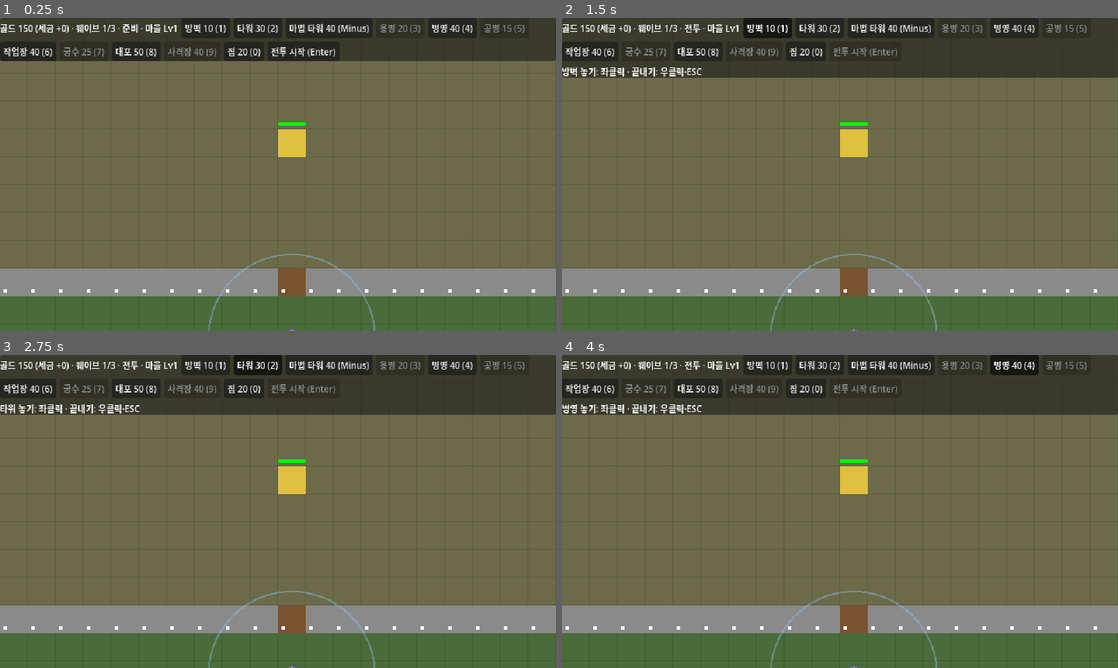
Above: before the commit, frames 1-4 (two rows, left to right).
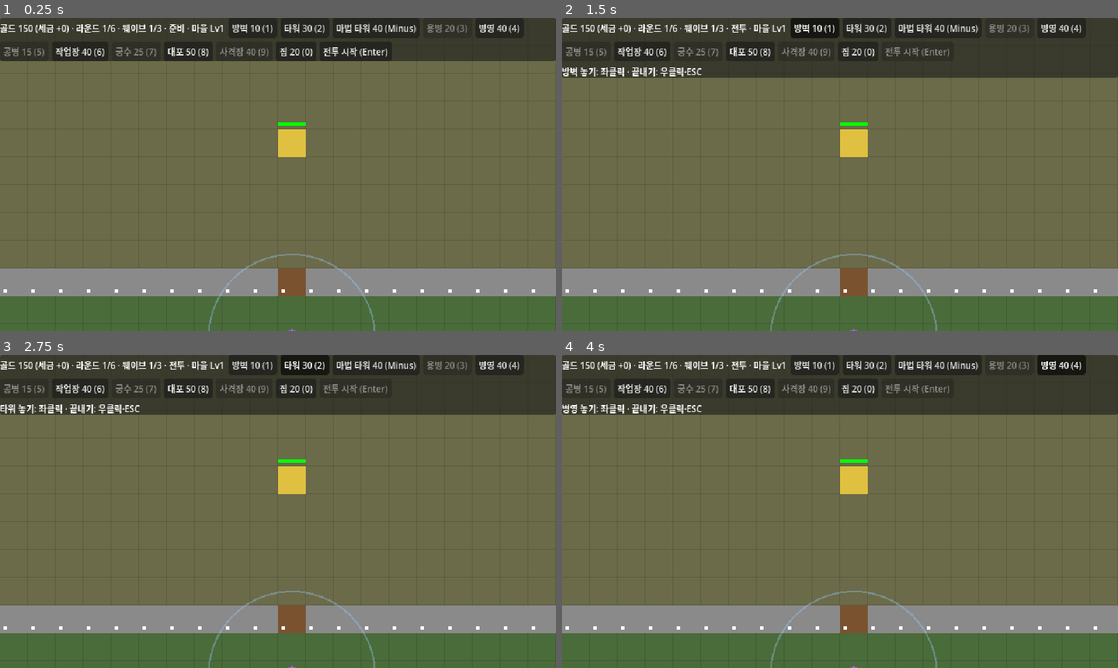
Above: after the commit, the same moments.

Repository: h102-log/td-proj
Game: Godot game, scene res://src/main.tscn
Same seed, same stepped clock (60 frames per second), same inputs: the game is played once before the commit and once after it.
Inputs:
- Up to frame 1 (0.25 s): no input
- Up to frame 2 (1.5 s): click "전투 시작 (Enter)" at 0.5 s; click "방벽 10 (1)" at 1.25 s
- Up to frame 3 (2.75 s): click "타워 30 (2)" at 2 s
- Up to frame 4 (4 s): click "마법 타워 40 (Minus)" at 2.75 s; click "병영 40 (4)" at 3.5 s

The runs differ from the first frame. In frame 1, 2.2% of the frame differs, in the area x 0-95%, y 1-13%; in frame 2, 2.6%; in frame 3, 2.2%; in frame 4, 2.9%, in the area x 0-95%, y 0-13%.

Commit message:
같은 맵에서 6라운드가 이어지는 도전을 만든다. 라운드를 이기면 라운드 사이 창을 거쳐 구조물·마을·용병·골드를 그대로 들고 다음 라운드로 가고, 지면 1라운드부터 새로 시작한다 (WBS 3.8)
- 규칙: S63·S64. 사용자 2026-10-15 결정 — 라운드를 이기면 «N라운드 승리» 창이 뜨고 «다음 라운드»(Enter)로 넘어간다. 창이 떠 있는 동안에는 맵 명령을 받지 않는다(S117). 영입·이관·의뢰·출전 선택은 나중에 이 창에 붙는다.
- SPEC: S117, I91~I94. I46(라운드가 바뀔 때도 세금을 걷고, 도전의 첫 준비 단계에만 걷지 않는다)과 I67(성문 상태는 라운드를 넘어 이어진다)을 고치고, S29에 날짜 메모를 붙인다. 대조표에 S61·S63·S64·S79와 새 행을 채우고 앵커를 새 줄 번호로 옮긴다. WBS 3.3 행의 «성곽·집은 잔해로»를 S80에 맞춰 «성곽은»으로 고친다.
- EVAL: EV159~EV171 일괄 승인과 락. EV171은 S112를 평가로 올린 것이다(사용자 2026-10-15). S29·I46·I67을 고쳐 EV36·EV84·EV121·EV122에 개정 행을 남긴다. 구현 전 red 12개(EV171은 이미 구현돼 green), 구현 뒤 171개 전부 green.
- 구현: stage 키 rounds, Battle.rounds·round_index, 상태 "cleared"(라운드 사이), Battle.next_round(). 마지막이 아닌 라운드를 이기면 cleared가 되고 세금을 걷는다. 마지막 라운드면 won이다. next_round는 웨이브만 바꾸고 나머지는 그대로 두며, 쓰러진 영웅은 부활 설정과 상관없이 돌아온다. restart가 새 도전이다. rounds가 없으면 waves 하나가 1라운드짜리 도전이라 기존 평가는 그대로다. 성문 여닫기는 준비·전투 단계에만 된다.
- 데이터: main.gd ROUNDS 순서의 data/waves/ 파일 6개. 1라운드는 시험 스테이지, 2~6라운드는 S111 × 1.25~2.25(내림) 임시값이다(5.1에서 정한다).
- 화면: HUD에 «라운드 r/R». 결과 창은 «N라운드 승리 / 다음 라운드», «도전 성공! / 새 도전», «N라운드 패배 — 도전 끝 / 새 도전»이고 Enter·Space로도 누른다. 결과 창이 떠 있는 동안 Controls는 입력을 받지 않고 성문 팝업도 숨긴다.

Co-Authored-By: Claude Opus 5.5 <noreply@anthropic.com>
Claude-Session: https://claude.ai/code/session_016gfWtatao9Grx3KA8CkTKD

Diff:
--- /dev/null
+++ b/data/waves/round_2.tres
@@ -0,0 +1,20 @@
+[gd_resource type="Resource" script_class="WavesDef" format=3]
+
+[ext_resource type="Script" path="res://src/data/waves_def.gd" id="1_83rh7"]
+
+[resource]
+script = ExtResource("1_83rh7")
+waves = Array[Dictionary]([{
+"basic": 7,
+"fast": 3
+}, {
+"basic": 7,
+"armored": 3,
+"flying": 3
+}, {
+"basic": 10,
+"fast": 5,
+"armored": 3,
+"flying": 3,
+"boss": 1
+}])
--- /dev/null
+++ b/data/waves/round_3.tres
@@ -0,0 +1,20 @@
+[gd_resource type="Resource" script_class="WavesDef" format=3]
+
+[ext_resource type="Script" path="res://src/data/waves_def.gd" id="1_83rh7"]
+
+[resource]
+script = ExtResource("1_83rh7")
+waves = Array[Dictionary]([{
+"basic": 9,
+"fast": 4
+}, {
+"basic": 9,
+"armored": 4,
+"flying": 4
+}, {
+"basic": 12,
+"fast": 6,
+"armored": 4,
+"flying": 4,
+"boss": 1
+}])
--- /dev/null
+++ b/data/waves/round_4.tres
@@ -0,0 +1,20 @@
+[gd_resource type="Resource" script_class="WavesDef" format=3]
+
+[ext_resource type="Script" path="res://src/data/waves_def.gd" id="1_83rh7"]
+
+[resource]
+script = ExtResource("1_83rh7")
+waves = Array[Dictionary]([{
+"basic": 10,
+"fast": 5
+}, {
+"basic": 10,
+"armored": 5,
+"flying": 5
+}, {
+"basic": 14,
+"fast": 7,
+"armored": 5,
+"flying": 5,
+"boss": 1
+}])
--- /dev/null
+++ b/data/waves/round_5.tres
@@ -0,0 +1,20 @@
+[gd_resource type="Resource" script_class="WavesDef" format=3]
+
+[ext_resource type="Script" path="res://src/data/waves_def.gd" id="1_83rh7"]
+
+[resource]
+script = ExtResource("1_83rh7")
+waves = Array[Dictionary]([{
+"basic": 12,
+"fast": 6
+}, {
+"basic": 12,
+"armored": 6,
+"flying": 6
+}, {
+"basic": 16,
+"fast": 8,
+"armored": 6,
+"flying": 6,
+"boss": 2
+}])
--- /dev/null
+++ b/data/waves/round_6.tres
@@ -0,0 +1,20 @@
+[gd_resource type="Resource" script_class="WavesDef" format=3]
+
+[ext_resource type="Script" path="res://src/data/waves_def.gd" id="1_83rh7"]
+
+[resource]
+script = ExtResource("1_83rh7")
+waves = Array[Dictionary]([{
+"basic": 13,
+"fast": 6
+}, {
+"basic": 13,
+"armored": 6,
+"flying": 6
+}, {
+"basic": 18,
+"fast": 9,
+"armored": 6,
+"flying": 6,
+"boss": 2
+}])
--- a/src/main.gd
+++ b/src/main.gd
@@ -1,14 +1,18 @@
 extends Node2D
-# 진입 씬. W1 시험 스테이지를 띄운다.
+# 진입 씬. 시험 스테이지 맵에서 6라운드 도전을 띄운다(S63, I91).
 
 const Battle := preload("res://src/sim/battle.gd")
 const BattleView := preload("res://src/ui/battle_view.gd")
 const Camera := preload("res://src/ui/camera.gd")
 const Controls := preload("res://src/ui/controls.gd")
 const Hud := preload("res://src/ui/hud.gd")
+# 도전의 라운드 순서(S63, I91): data/waves/의 웨이브 파일 이름. 1라운드는 시험 스테이지(S111)다
+# ponytail: 2~6라운드는 5.1(WBS.md:129)까지 쓰는 임시값이다. 실제 라운드 수와 웨이브는 그때 정한다
+const ROUNDS := ["test_stage", "round_2", "round_3", "round_4", "round_5", "round_6"]
 
 var view
 var controls
+var hud
 
 func _ready() -> void:
 	view = BattleView.new()
@@ -20,20 +24,26 @@
 	cam.map_px = Vector2(view.battle.size * BattleView.CELL)
 	cam.position = Vector2(view.battle.base.cell * BattleView.CELL)
 	add_child(cam)
-	add_child(Hud.new(view.battle, controls))
+	hud = Hud.new(view.battle, controls)
+	add_child(hud)
 
 func _process(delta: float) -> void:
 	view.battle.step(delta)
 	view.queue_redraw()
 
-# 전투 시작은 HUD 버튼 말고 Enter·Space(기본 ui_accept)로도 된다
+# 전투 시작은 HUD 버튼 말고 Enter·Space(기본 ui_accept)로도 된다. 결과 창이 떠 있으면 그 버튼을 누른다(I94)
 func _unhandled_input(event: InputEvent) -> void:
 	if event.is_action_pressed("ui_accept"):
-		view.battle.start_battle()
+		if view.battle.state in ["cleared", "won", "lost"]:
+			hud.proceed()
+		else:
+			view.battle.start_battle()
 	controls.handle(view.make_input_local(event))  # 화면 좌표 → 맵 px(카메라 줌·이동 반영)
 
 # W1 시험 스테이지(40×32, S51 위아래 구도). 위쪽 마을을 가로 성곽이 막고, 적은 아래쪽 가장자리에서 온다.
+# 도전 내내 이 맵이고, 라운드마다 웨이브만 바뀐다(S78, I91)
 static func stage() -> Dictionary:
+	var rounds := ROUNDS.map(func(r): return load("res://data/waves/%s.tres" % r).to_stage())  # S31, I66
 	var gates := [Vector2i(0, 9), Vector2i(20, 9), Vector2i(39, 9)]  # 쪽문, 정문, 쪽문
 	var walls := []
 	for x in 40:
@@ -47,5 +57,6 @@
 		# ponytail: 체력은 임시값이다. 성문이 성벽보다 약해야 한다는 것(I41)만 지킨다. 수치는 3.1 밸런스에서 정한다
 		"castle": {"walls": walls, "gates": gates, "wall_hp": 300, "gate_hp": 150},
 		"village": Rect2i(0, 0, 40, 9),  # 성곽(9행) 위쪽. 생산 시설은 여기에만 짓는다(S43)
-		"waves": load("res://data/waves/test_stage.tres").to_stage(),  # S31, I66
+		"rounds": rounds,
+		"waves": rounds[0],  # 1라운드. 라운드 하나뿐인 스테이지의 키라 시험 스테이지 평가(EV144)가 읽는다
 	}
--- a/src/sim/battle.gd
+++ b/src/sim/battle.gd
@@ -180,7 +180,8 @@
 
 var size: Vector2i
 var spawns: Array
-var waves: Array
+var waves: Array  # 지금 라운드의 웨이브
+var rounds: Array  # 도전의 라운드마다 웨이브 배열(S63, I91). stage에 rounds가 없으면 waves 하나가 1라운드짜리 도전이다
 var base: Block
 var castle := {}      # Vector2i → Block
 var structures := {}  # Vector2i → Block
@@ -189,7 +190,8 @@
 var units := []  # 살아 있는 영웅·용병
 var hero  # 영웅(Unit). 스테이지에 hero_start가 없으면 null
 var revive := true  # 쓰러진 영웅이 다음 준비 단계에 돌아온다(S27). 기본값 켜짐(I28)
-var state := "prep"
+var state := "prep"  # "prep" | "battle" | "cleared"(라운드 사이, S117) | "won"(도전 성공) | "lost"
+var round_index := 0
 var wave_index := 0
 var gold := 0
 var village := Rect2i()  # 마을 칸. 생산 시설은 안에만, 나머지 구조물은 밖에만 짓는다(S43). 비어 있으면 모두 들판
@@ -223,7 +225,7 @@
 	spawns = stage.spawns
 	for c in spawns:
 		assert(c.x == 0 or c.y == 0 or c.x == size.x - 1 or c.y == size.y - 1, "출현 지점 %s가 맵 가장자리가 아니다" % c)
-	waves = stage.get("waves", [])
+	rounds = stage.get("rounds", [stage.get("waves", [])])
 	grid.region = Rect2i(Vector2i.ZERO, size)
 	grid.diagonal_mode = AStarGrid2D.DIAGONAL_MODE_ONLY_IF_NO_OBSTACLES
 	grid.update()
@@ -235,11 +237,13 @@
 	_stage = stage
 	restart()
 
-# 판을 stage 그대로 처음 상태로 놓는다(S29). W1은 라운드 하나뿐인 도전이라 재시작이 곧 하드리셋이다(S64)
+# 새 도전(S29, S64): 1라운드를 stage 그대로 처음 상태로 놓는다. 앞 도전에서 남는 것은 없다(I92)
 # 컬렉션은 새로 만들지 않고 비운다. grid와 화면이 같은 객체를 쥐고 있다
 func restart() -> void:
 	var stage := _stage
 	state = "prep"
+	round_index = 0
+	waves = rounds[0]
 	wave_index = 0
 	gold = stage.get("gold", 0)
 	village = stage.get("village", Rect2i())
@@ -283,8 +287,13 @@
 	_fire(dt)
 	if state == "battle" and _queue.is_empty() and enemies.is_empty():
 		wave_index += 1
-		state = "won" if wave_index >= waves.size() else "prep"
-		if state == "prep":
+		if wave_index < waves.size():
+			state = "prep"
+		elif round_index + 1 < rounds.size():
+			state = "cleared"  # 라운드 사이(S117). 다음 라운드는 next_round로 간다
+		else:
+			state = "won"  # 마지막 라운드를 이겨 도전에 성공했다(I92)
+		if state != "won":  # 준비 단계나 라운드 사이로 넘어갈 때 걷는다(I46)
 			gold += tax()
 		for s in structures.values() + castle.values() + rubble.values() + [base]:  # 하던 건설·철거·업그레이드·수리·복구는 그 상태로 멈춘다(I19, I68, I87)
 			_release(s)
@@ -311,6 +320,20 @@
 			_queue.append(entry.kind)
 	_spawn_timer = 0.0
 	_spawned = 0
+
+# 라운드 사이(S117)에서 다음 라운드의 첫 준비 단계로 간다. 라운드 사이가 아니면 거부한다
+# 구조물·성곽·마을·용병·골드와 살아 있는 영웅은 그대로 이어진다(S63, S79, S61, I93)
+# 쓰러진 영웅은 부활 설정과 상관없이 시작 지점으로 돌아온다(I93)
+func next_round() -> bool:
+	if state != "cleared":
+		return false
+	round_index += 1
+	waves = rounds[round_index]
+	wave_index = 0
+	state = "prep"
+	if hero and not hero.alive:
+		_return_hero()
+	return true
 
 func spawn_enemy(kind: String, cell: Vector2i, overrides := {}):
 	var e := Enemy.new(kind, cell, ENEMY_KINDS[kind].merged(overrides, true))
@@ -524,9 +547,9 @@
 			return c
 	return null
 
-# 성문을 열거나 닫는다(S85). 성문 칸에 유닛이나 적이 있으면 닫지 않는다. 여닫으면 적 경로를 다시 구한다(I67)
+# 준비·전투 단계에 성문을 열거나 닫는다(S85, S117). 성문 칸에 유닛이나 적이 있으면 닫지 않는다. 여닫으면 적 경로를 다시 구한다(I67)
 func set_gate(g: Block, open: bool) -> void:
-	if g.kind != "gate" or castle.get(g.cell) != g:
+	if state not in ["prep", "battle"] or g.kind != "gate" or castle.get(g.cell) != g:
 		return
 	if not open and (units + enemies).any(func(u): return Vector2i(u.pos.round()) == g.cell):
 		return
--- a/src/ui/controls.gd
+++ b/src/ui/controls.gd
@@ -8,6 +8,7 @@
 # 1 방벽 · 2 타워 · - 마법 타워(S110) · 3 용병 · 4 병영 · 5 공병 · 6 작업장 · 7 궁수(I71) · 8 대포(S92) · 9 사격장(S98) · 0 집(S103): 놓기 모드. 그동안 좌클릭은 그 칸에 짓거나 놓고, 우클릭·ESC는 모드를 끝낸다(사용자 2026-10-12)
 # 전투 단계엔 구조물만 짓는다(공병이 가서 짓는다, S22). 단계가 바뀌면 모드가 끝난다
 # 옮길 대포(moving)가 있으면 다음 좌클릭한 칸으로 옮기고(S91), 우클릭·ESC·단계 변경은 옮기기를 그만둔다
+# 결과 창(라운드 사이·도전 끝)이 떠 있는 동안에는 아무 입력도 받지 않는다(S117)
 
 # ponytail: 맵 px 기준이라 줌에 따라 화면에서 느끼는 거리가 달라진다. 거슬리면 화면 px로 잰다
 const CLICK_SLOP := 4.0  # 이보다 덜 끌고 떼면 클릭이다(맵 px)
@@ -39,6 +40,10 @@
 		placing = ""
 		moving = null
 		_state = battle.state
+	if battle.state not in ["prep", "battle"]:
+		_press = null
+		drag_rect = Rect2()
+		return
 	if event is InputEventKey and event.pressed and not event.echo:
 		match event.keycode:
 			KEY_Q:
--- a/src/ui/hud.gd
+++ b/src/ui/hud.gd
@@ -1,12 +1,12 @@
 extends CanvasLayer
-# 골드·다음 세금(I75)·웨이브·단계를 보이고, 놓기 모드·«전투 시작»(I13) 버튼과 판이 끝난 뒤의 결과·«재시작»(S29)을 둔다.
+# 골드·다음 세금(I75)·라운드(I94)·웨이브·단계를 보이고, 놓기 모드·«전투 시작»(I13) 버튼과 라운드를 이기거나 도전이 끝난 뒤의 결과 창(S117)을 둔다.
 # 판매 후보가 있으면 그 옆에 판매 버튼을 띄운다(S70, I58). 전투 단계에 생산 시설을 고르면 그 옆에 파는 용병마다 구매 버튼을 띄운다(S81, I61, I71).
 # 고른 구조물에 따라 같은 자리에 철거(S74)·이어 짓기·취소(전투 단계)와 완성(준비 단계) 버튼도 띄운다(S83). 대포면 옮기기(S91)도 띄운다.
 # 성곽 칸을 고르면 같은 자리에 성문 열기·닫기(S85)와 업그레이드(S86) 버튼을 띄운다. 거점을 고르면 마을 레벨 올리기(S100) 버튼을 띄운다.
 # 고른 것 가운데 깎인 것이 있으면 수리(S116, I90), 잔해를 고르면 복구(I89) 버튼도 같은 자리에 띄운다.
 
 const NAMES := {"wall": "방벽", "tower": "타워", "magic": "마법 타워", "soldier": "용병", "barracks": "병영", "engineer": "공병", "workshop": "작업장", "archer": "궁수", "cannon": "대포", "archery": "사격장", "house": "집"}
-const STATES := {"prep": "준비", "battle": "전투", "won": "승리", "lost": "패배"}
+const STATES := {"prep": "준비", "battle": "전투", "cleared": "라운드 사이", "won": "승리", "lost": "패배"}
 
 var battle
 var controls
@@ -29,6 +29,7 @@
 var _place := {}  # kind → 버튼
 var _result := PanelContainer.new()
 var _result_label := Label.new()
+var _next: Button  # 결과 창의 «다음 라운드»·«새 도전»
 
 func _init(b, c) -> void:
 	battle = b
@@ -64,7 +65,7 @@
 	_result.add_child(box)
 	_result_label.horizontal_alignment = HORIZONTAL_ALIGNMENT_CENTER
 	box.add_child(_result_label)
-	_button(box, "재시작", _restart)
+	_next = _button(box, "", proceed)
 	root.add_child(_popup)
 	_sell = _button(_popup, "", _sell_now)
 	_finish = _button(_popup, "완성", func(): _apply(battle.finish, battle.unfinished(controls.selling)))
@@ -83,7 +84,8 @@
 func _process(_delta: float) -> void:
 	var prep: bool = battle.state == "prep"
 	var n: int = battle.waves.size()
-	_info.text = "골드 %d (세금 +%d) · 웨이브 %d/%d · %s · 마을 Lv%d" % [battle.gold, battle.tax(), mini(battle.wave_index + 1, n), n, STATES[battle.state], battle.village_level]
+	var round_no: int = battle.round_index + 1
+	_info.text = "골드 %d (세금 +%d) · 라운드 %d/%d · 웨이브 %d/%d · %s · 마을 Lv%d" % [battle.gold, battle.tax(), round_no, battle.rounds.size(), mini(battle.wave_index + 1, n), n, STATES[battle.state], battle.village_level]
 	for kind in _place:
 		_place[kind].disabled = not (prep or (battle.state == "battle" and kind in battle.STRUCTURE_KINDS))
 		# 마을 레벨이 모자란 시설(S99)과, 준비 단계에 시설이 없어 못 사는 용병(S50)
@@ -97,8 +99,9 @@
 	_hint.text = "%s 놓기: 좌클릭 · 끝내기: 우클릭·ESC" % NAMES.get(controls.placing, "")
 	if controls.moving:
 		_hint.text = "대포 옮길 칸: 좌클릭 · 끝내기: 우클릭·ESC"
-	_result.visible = battle.state in ["won", "lost"]
-	_result_label.text = "승리!" if battle.state == "won" else "패배"
+	_result.visible = battle.state in ["cleared", "won", "lost"]
+	_result_label.text = {"cleared": "%d라운드 승리" % round_no, "won": "도전 성공!", "lost": "%d라운드 패배 — 도전 끝" % round_no}.get(battle.state, "")
+	_next.text = "다음 라운드 (Enter)" if battle.state == "cleared" else "새 도전 (Enter)"
 	if not prep or controls.placing != "":  # 전투가 시작되거나 놓기 모드에 들어가면 판매 팝업을 닫는다(I58)
 		controls.selling = []
 	_sell.visible = not controls.selling.is_empty()
@@ -121,7 +124,7 @@
 		controls.fort = null
 	var k = controls.fort
 	var live: bool = k != null and k.alive
-	_gate.visible = live and k.kind == "gate"
+	_gate.visible = live and k.kind == "gate" and battle.state in ["prep", "battle"]
 	if _gate.visible:
 		_gate.text = "닫기" if k.open else "열기"
 	# 공병이 올리는 중이면 숨긴다. 그만둔 업그레이드는 «계속»으로 골드 없이 이어 올린다(I68)
@@ -157,6 +160,13 @@
 	controls.placing = ""
 	battle.start_battle()
 
+# 결과 창의 버튼(S117): 라운드 사이면 다음 라운드로, 도전이 끝났으면 새 도전을 시작한다. main이 Enter로도 부른다(I94)
+func proceed() -> void:
+	if battle.state == "cleared":
+		battle.next_round()
+	elif battle.state in ["won", "lost"]:
+		_restart()
+
 # 고른 유닛·놓기 모드도 비운다. 재시작 뒤의 영웅은 새 객체다
 func _restart() -> void:
 	battle.restart()
--- /dev/null
+++ b/tests/eval/gd/climb.gd
@@ -0,0 +1,27 @@
+extends "res://tests/eval/gd/lib.gd"
+# 성벽 위 대포에 반격하는 기어오르는 적(S112). lib.gd·units.gd 머리의 계약을 쓴다
+# 맵은 units.gd와 같다: 9행이 가로 성곽(성문 5·15·25열, 모두 닫힘), 위쪽(0~8행)이 마을, 아래쪽이 들판
+
+const TOP := Vector2i(12, 9)  # 대포를 짓는 성벽 칸
+const GATES := [Vector2i(5, 9), Vector2i(15, 9), Vector2i(25, 9)]
+
+func _battle():
+	var walls := []
+	for x in 30:
+		if Vector2i(x, 9) not in GATES:
+			walls.append(Vector2i(x, 9))
+	return battle({"base": Vector2i(15, 4), "spawns": [Vector2i(15, 19)], "village": Rect2i(0, 0, 30, 9), "base_hp": BIG,
+		"castle": {"walls": walls, "gates": GATES, "wall_hp": 300, "gate_hp": 150}})
+
+# EV171 · S112: 성벽 위 대포에 맞은 빠름 적은 성벽 위로 올라가 대포를 치고, 아래 성벽은 치지 않는다
+func ev171():
+	var b = _battle()
+	var s = b.build("cannon", TOP)
+	if s == null:
+		return "성벽 칸에 대포를 짓지 못했다"
+	var k = b.castle[TOP]
+	var e = b.spawn_enemy("fast", TOP + Vector2i(0, 4), {"sight": 0, "hp": BIG})
+	# 다가가서 오르기까지 4초쯤 걸린다(3칸 ÷ 속도 3.5 + 오르는 시간 3초, S106·S107)
+	if not run(b, 10.0, func(): return s.hp < s.max_hp):
+		return "10초 안에 대포를 치지 않았다(적 %s, 성벽 위 %s)" % [e.pos, e.on_wall]
+	return check(e.on_wall and k.hp == k.max_hp, "대포를 칠 때 성벽 위 %s · 성벽 체력 %s/%s" % [e.on_wall, k.hp, k.max_hp])
--- /dev/null
+++ b/tests/eval/gd/rounds.gd
@@ -0,0 +1,268 @@
+extends "res://tests/eval/gd/lib.gd"
+# WBS 3.8 도전 구조(S61·S63·S64·S79·S117·I46·I67·I91~I93). lib.gd·repair.gd 머리의 계약에 더하는 API:
+#   stage 키 rounds: [웨이브 배열, …] — 라운드마다 waves와 같은 모양이다. 없으면 [waves] 한 라운드짜리 도전이다
+#   Battle.rounds · Battle.round_index(0부터) — Battle.waves는 지금 라운드의 웨이브다
+#   state "cleared" — 마지막이 아닌 라운드를 이긴 «라운드 사이»(S117). 마지막 라운드를 이기면 "won"이다
+#   Battle.next_round() -> bool — 라운드 사이에서 다음 라운드의 첫 준비 단계로 넘어간다. 라운드 사이가 아니면 거부한다(false)
+#   Battle.restart() — 새 도전(S64, I92)
+#   Battle.set_gate(성문, 열기) · Battle.upgrade(성곽 칸) · Battle.raise_village() -> bool · 영웅: present
+# 성곽 맵은 repair.gd와 같다: 9행이 가로 성곽(성문 5·15·25열, 모두 닫힘), 위쪽(0~8행)이 마을, 아래쪽이 들판
+
+const TOP := Vector2i(12, 9)  # 성곽 맵의 성벽 칸
+const GATES := [Vector2i(5, 9), Vector2i(15, 9), Vector2i(25, 9)]
+const T := Vector2i(12, 12)  # 성곽 맵의 들판 칸(타워)
+const W := Vector2i(20, 12)  # 성곽 맵의 들판 칸(방벽)
+const M := Vector2i(3, 15)  # 성곽 맵의 들판 칸(용병). 적의 길(15열)에서 멀다
+const H := Vector2i(20, 14)  # 성곽 맵의 영웅 시작 칸
+const BARRACKS := Vector2i(10, 3)  # 마을 칸
+const HOUSE := Vector2i(6, 3)
+const ONE := [{"kind": "basic", "count": 1}]
+const ONE_ONE := [[ONE], [ONE]]  # 라운드 2개, 라운드마다 적 1마리짜리 웨이브 하나
+const S111 := [{"basic": 6, "fast": 3}, {"basic": 6, "armored": 3, "flying": 3}, {"basic": 8, "fast": 4, "armored": 3, "flying": 3, "boss": 1}]
+
+func _castle(over := {}):
+	var walls := []
+	for x in 30:
+		if Vector2i(x, 9) not in GATES:
+			walls.append(Vector2i(x, 9))
+	var stage := {"base": Vector2i(15, 4), "spawns": [Vector2i(15, 19)], "village": Rect2i(0, 0, 30, 9), "base_hp": BIG,
+		"castle": {"walls": walls, "gates": GATES, "wall_hp": 300, "gate_hp": 150}, "rounds": ONE_ONE}
+	stage.merge(over, true)
+	return battle(stage)
+
+# 지금 라운드의 웨이브를 모두 이긴다. 라운드 사이나 승리가 되면 참
+func _win_round(b) -> bool:
+	for i in 20:
+		if b.state != "prep":
+			break
+		b.start_battle()
+		if not clear_wave(b):
+			return false
+	return b.state in ["cleared", "won"]
+
+func _key(c, key: int) -> void:
+	var ev := InputEventKey.new()
+	ev.keycode = key
+	ev.pressed = true
+	c.handle(ev)
+
+# 웨이브마다 {적 종류: 수}
+func _counts(waves: Array) -> Array:
+	var out := []
+	for w in waves:
+		var d := {}
+		for entry in w:
+			d[entry.kind] = d.get(entry.kind, 0) + entry.count
+		out.append(d)
+	return out
+
+# EV159 · S63: 지은 구조물, 성곽 업그레이드, 마을 레벨이 다음 라운드로 그대로 이어진다
+func ev159():
+	var b = _castle()
+	var built := [b.build("tower", T), b.build("wall", W), b.build("barracks", BARRACKS), b.build("house", HOUSE)]
+	if built.has(null):
+		return "준비 단계에 짓지 못한 것이 있다(%s)" % [built]
+	var k = b.castle[TOP]
+	b.upgrade(k)
+	if k.level != 2 or not b.raise_village():
+		return "성벽 칸 업그레이드(%d단계)나 마을 레벨 올리기가 되지 않았다" % k.level
+	if not _win_round(b) or not b.next_round():
+		return "1라운드를 이기고 다음 라운드로 넘어가지 못했다(%s)" % b.state
+	var kept: bool = built.all(func(s): return s.alive and s.complete and b.structure_at(s.cell) == s)
+	return check(kept and b.castle.get(TOP) == k and k.level == 2 and b.village_level == 2 and b.round_index == 1 and b.wave_index == 0 and b.state == "prep",
+		"구조물 유지 %s · 성벽 칸 %d단계 · 마을 Lv%d · 라운드 %d · 웨이브 %d · %s" % [kept, k.level, b.village_level, b.round_index + 1, b.wave_index + 1, b.state])
+
+# EV160 · S79: 깎인 체력은 회복되지 않고, 살아 있는 용병은 그 자리에 남는다
+func ev160():
+	var b = _castle({"base_hp": 100})
+	var t = b.build("tower", T)
+	var m = b.place_merc("soldier", M)
+	var k = b.castle[TOP]
+	b.damage(t, 10)
+	b.damage(k, 50)
+	b.damage(b.base, 20)
+	b.damage(m, 5)
+	var want := [t.hp, k.hp, b.base.hp, m.hp]
+	if not _win_round(b):
+		return "1라운드를 이기지 못했다(%s)" % b.state
+	var at: Vector2 = m.pos
+	if not b.next_round():
+		return "다음 라운드로 넘어가지 못했다(%s)" % b.state
+	run(b, 1.0)
+	var got := [t.hp, k.hp, b.base.hp, m.hp]
+	return check(got == want and m.alive and m in b.units and m.pos.distance_to(at) < 0.1,
+		"체력(타워·성벽 칸·거점·용병) %s → %s · 용병 %s → %s" % [want, got, at, m.pos])
+
+# EV161 · S61: 남은 골드가 다음 라운드로 이어진다
+func ev161():
+	var b = battle({"gold": 100, "base_hp": BIG, "rounds": ONE_ONE})
+	if b.place_merc("soldier", Vector2i(20, 3)) == null:
+		return "용병을 사지 못했다"
+	if not _win_round(b) or not b.next_round():
+		return "1라운드를 이기고 다음 라운드로 넘어가지 못했다(%s)" % b.state
+	var want: int = 100 - b.MERC_KINDS.soldier.cost + b.ENEMY_KINDS.basic.reward
+	return check(b.gold == want, "2라운드 골드가 %d다(%d여야 한다)" % [b.gold, want])
+
+# EV162 · I46: 라운드 사이가 될 때 세금을 걷고, 다음 라운드로 넘어갈 때는 다시 걷지 않는다
+func ev162():
+	var b = battle({"village": Rect2i(0, 0, 30, 6), "base_hp": BIG, "rounds": ONE_ONE})
+	if b.build("house", Vector2i(10, 3)) == null or b.build("house", Vector2i(14, 3)) == null:
+		return "집을 짓지 못했다"
+	var gold0: int = b.gold
+	if not _win_round(b) or b.state != "cleared":
+		return "1라운드를 이겨 라운드 사이가 되지 않았다(%s)" % b.state
+	var want: int = b.ENEMY_KINDS.basic.reward + 2 * b.STRUCTURE_KINDS.house.tax
+	var at_clear: int = b.gold - gold0
+	b.next_round()
+	return check(at_clear == want and b.gold - gold0 == want, "라운드 사이 +%d, 다음 라운드 +%d골드(둘 다 +%d여야 한다)" % [at_clear, b.gold - gold0, want])
+
+# EV163 · S117: 라운드를 이기면 라운드 사이가 되고, 다음 라운드로 넘어가야 다음 라운드의 준비 단계가 된다
+func ev163():
+	var b = battle({"base_hp": BIG, "rounds": [[ONE, ONE], [ONE]]})
+	var seq := [b.state]
+	for i in 2:
+		b.start_battle()
+		seq.append(b.state)
+		clear_wave(b)
+		seq.append(b.state)
+	b.start_battle()  # 라운드 사이에는 거부된다
+	seq.append(b.state)
+	b.next_round()
+	seq.append(b.state)
+	var refused: bool = not b.next_round() and b.round_index == 1 and b.state == "prep"  # 준비 단계에서는 거부된다
+	b.start_battle()
+	seq.append(b.state)
+	clear_wave(b)
+	seq.append(b.state)
+	var want := ["prep", "battle", "prep", "battle", "cleared", "cleared", "prep", "battle", "won"]
+	return check(seq == want and refused, "단계 순서 %s · 준비 단계에서 다음 라운드 거부 %s" % [seq, refused])
+
+# EV164 · S117: 라운드 사이에는 맵 명령을 받지 않는다
+func ev164():
+	var b = _castle({"hero_start": H})
+	var m = b.place_merc("soldier", M)
+	var c = controls(b)
+	click(c, MOUSE_BUTTON_LEFT, px(M))  # 준비 단계의 좌클릭은 용병을 고른다
+	if c.selected != [m]:
+		return "용병을 고르지 못했다(%s)" % [c.selected]
+	if not _win_round(b) or b.state != "cleared":
+		return "1라운드를 이겨 라운드 사이가 되지 않았다(%s)" % b.state
+	var at: Vector2 = m.pos
+	click(c, MOUSE_BUTTON_RIGHT, px(M + Vector2i(0, -3)))
+	_key(c, KEY_Q)
+	var g = b.castle[GATES[0]]
+	b.set_gate(g, true)
+	run(b, 3.0)
+	return check(m.pos.distance_to(at) < 0.1 and b.hero.skill_uses == 0 and not g.open,
+		"용병 %s → %s · 스킬 %d번 · 성문 열림 %s" % [at, m.pos, b.hero.skill_uses, g.open])
+
+# EV165 · S64: 2라운드에서 지면 도전이 끝나고, 새 도전은 1라운드 처음 상태에서 시작한다
+func ev165():
+	var b = battle({"gold": 500, "rounds": ONE_ONE})
+	if b.build("wall", Vector2i(10, 3)) == null or b.place_merc("soldier", Vector2i(20, 3)) == null:
+		return "방벽을 짓거나 용병을 사지 못했다"
+	if not _win_round(b) or not b.next_round():
+		return "1라운드를 이기고 다음 라운드로 넘어가지 못했다(%s)" % b.state
+	b.start_battle()
+	b.damage(b.base, BIG)
+	var lost: bool = b.state == "lost"
+	var stuck: bool = not b.next_round() and b.state == "lost"
+	b.restart()
+	var fresh: bool = b.round_index == 0 and b.wave_index == 0 and b.state == "prep" and b.gold == 500 and b.base.hp == b.base.max_hp and b.structures.is_empty() and b.units.is_empty()
+	return check(lost and stuck and fresh, "패배 %s · 넘어가기 거부 %s · 새 도전: %d라운드 웨이브 %d %s, 골드 %d, 거점 %d/%d, 구조물 %d, 유닛 %d" %
+		[lost, stuck, b.round_index + 1, b.wave_index + 1, b.state, b.gold, b.base.hp, b.base.max_hp, b.structures.size(), b.units.size()])
+
+# EV166 · I92: 새 도전은 마을 레벨, 성곽 단계·체력·잔해, 영웅까지 처음으로 돌린다
+func ev166():
+	var b = _castle({"hero_start": H, "base_hp": 100})
+	var up = b.castle[TOP]
+	var gone := TOP + Vector2i(4, 0)  # 성문(15열)이 아닌 성벽 칸
+	b.upgrade(up)
+	b.raise_village()
+	b.damage(b.castle[gone], BIG)
+	if up.level != 2 or b.village_level != 2 or not b.rubble.has(gone):
+		return "준비가 되지 않았다(성벽 칸 %d단계, 마을 Lv%d, 잔해 %s)" % [up.level, b.village_level, b.rubble.keys()]
+	if not _win_round(b) or not b.next_round():
+		return "1라운드를 이기고 다음 라운드로 넘어가지 못했다(%s)" % b.state
+	b.damage(b.hero, 30)
+	b.start_battle()
+	b.damage(b.base, BIG)
+	if b.state != "lost":
+		return "2라운드에서 지지 않았다(%s)" % b.state
+	b.restart()
+	var a = b.castle.get(TOP)
+	var z = b.castle.get(gone)
+	var walls: bool = a != null and z != null and a.level == 1 and z.level == 1 and a.hp == a.max_hp and z.hp == z.max_hp
+	var hero: bool = b.hero != null and b.hero.hp == b.hero.max_hp and near(b.hero.pos, H, 0.01)
+	return check(b.village_level == 1 and walls and b.rubble.is_empty() and hero,
+		"새 도전: 마을 Lv%d · 성벽 칸 처음 상태 %s · 잔해 %s · 영웅 처음 상태 %s" % [b.village_level, walls, b.rubble.keys(), hero])
+
+# EV167 · I93: 살아 있는 영웅은 자리·체력이 그대로이고, 쓰러진 영웅은 부활을 꺼도 다음 라운드 준비 단계에 시작 지점으로 돌아온다
+func ev167():
+	var start := Vector2i(20, 5)
+	var b = battle({"hero_start": start, "base_hp": BIG, "rounds": ONE_ONE})
+	var to := start + Vector2i(4, 0)
+	b.order_move([b.hero], to)
+	if not run(b, 10.0, func(): return near(b.hero.pos, to)):
+		return "영웅이 옮겨 가지 않았다(%s)" % b.hero.pos
+	b.damage(b.hero, 30)
+	var hp: float = b.hero.hp
+	if not _win_round(b):
+		return "1라운드를 이기지 못했다(%s)" % b.state
+	var at: Vector2 = b.hero.pos
+	b.next_round()
+	var kept: bool = b.state == "prep" and b.hero.present and b.hero.pos.distance_to(at) < 0.1 and b.hero.hp == hp
+	var d = battle({"hero_start": start, "base_hp": BIG, "rounds": ONE_ONE})
+	d.revive = false
+	d.start_battle()
+	run(d, 1.0)
+	d.damage(d.hero, BIG)
+	clear_wave(d)
+	var away: bool = d.state == "cleared" and not d.hero.present
+	d.next_round()
+	var back: bool = d.state == "prep" and d.hero.present and d.hero.hp == d.hero.max_hp and near(d.hero.pos, start, 0.01)
+	return check(kept and away and back, "살아 있는 영웅 그대로 %s · 쓰러진 영웅: 라운드 사이엔 없음 %s, 다음 라운드엔 시작 지점에 최대 체력 %s" % [kept, away, back])
+
+# EV168 · I67: 1라운드에 연 성문은 다음 라운드에도 열려 있다
+func ev168():
+	var b = _castle()
+	var g = b.castle[GATES[0]]
+	b.set_gate(g, true)
+	if not g.open:
+		return "성문을 열지 못했다"
+	if not _win_round(b) or not b.next_round():
+		return "1라운드를 이기고 다음 라운드로 넘어가지 못했다(%s)" % b.state
+	var others := [b.castle[GATES[1]].open, b.castle[GATES[2]].open]
+	return check(b.castle.get(GATES[0]) == g and g.open and others == [false, false], "연 성문 %s · 다른 성문 열림 %s" % [g.open, others])
+
+# EV169 · I91: 시험 스테이지 도전은 6라운드이고, k라운드의 적 수는 S111의 수 × (1 + 0.25(k−1))을 내림한 값이다
+func ev169():
+	var b = load("res://src/sim/battle.gd").new(load("res://src/main.gd").stage())
+	if b.rounds.size() != 6:
+		return "라운드가 %d개다(6개여야 한다)" % b.rounds.size()
+	for k in 6:
+		var mult := 1.0 + 0.25 * k
+		var want := S111.map(func(w):
+			var d := {}
+			for kind in w:
+				d[kind] = floori(w[kind] * mult)
+			return d)
+		var got := _counts(b.rounds[k])
+		if got != want:
+			return "%d라운드 웨이브가 %s다(%s여야 한다)" % [k + 1, got, want]
+	return ""
+
+# EV170 · I91: 2라운드 웨이브 Resource의 첫 웨이브를 바꾸면 시험 스테이지 2라운드 첫 웨이브에 그만큼 나온다
+func ev170():
+	var w = load("res://data/waves/round_2.tres")
+	if w == null:
+		return "2라운드 웨이브 Resource를 불러오지 못했다"
+	w.waves[0] = {"basic": 2}
+	var b = load("res://src/sim/battle.gd").new(load("res://src/main.gd").stage())
+	if not _win_round(b) or not b.next_round():
+		return "1라운드를 이기고 다음 라운드로 넘어가지 못했다(%s)" % b.state
+	var n := [0]
+	b.enemy_spawned.connect(func(_e): n[0] += 1)
+	b.start_battle()
+	run(b, 10.0)
+	return check(n[0] == 2, "2라운드 첫 웨이브에 적이 %d명 나왔다(2명이어야 한다)" % n[0])
Not shown, added: tests/eval/gd/climb.gd.uid
Not shown, added: tests/eval/gd/rounds.gd.uid
Not shown, changed: .specgate-eval.lock
Not shown, changed: EVAL.md
Not shown, changed: SPEC.md
Not shown, changed: WBS.md
